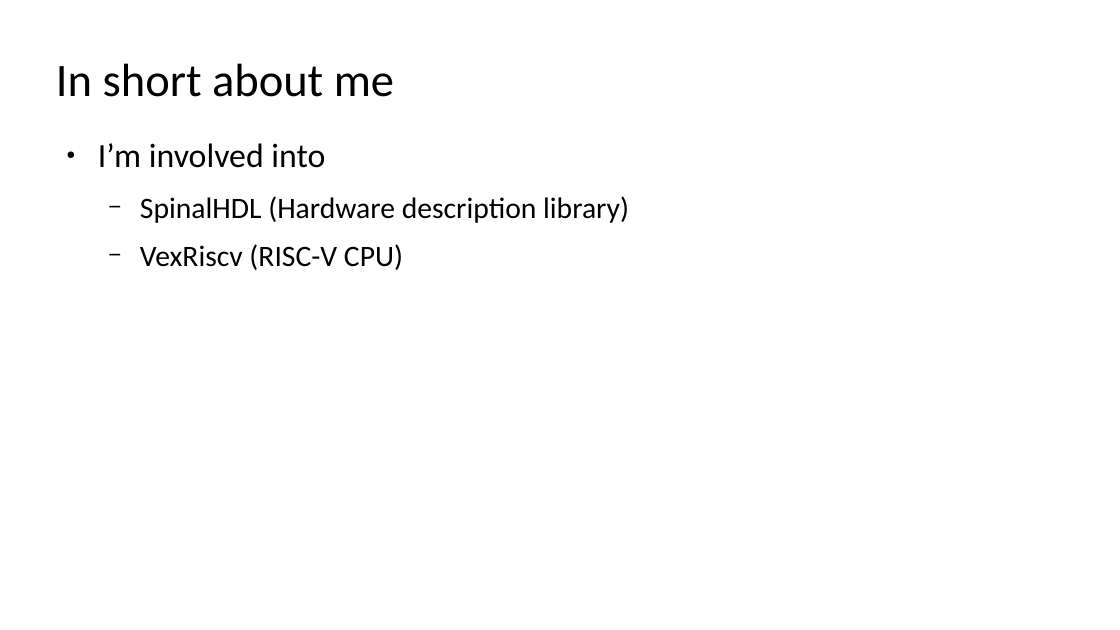
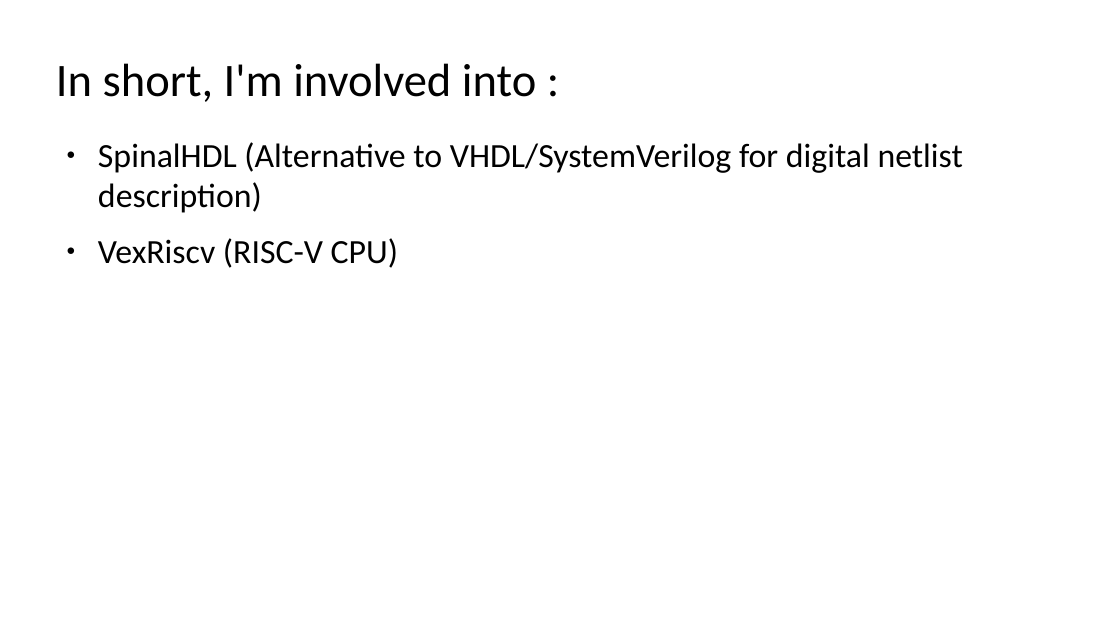
Before and after one commit to SpinalHDL/SpinalDoc, a slide deck: slide 2 of presentation/en/fsic2019.odp. Drawn at 1120x630 pixels with LibreOffice and Linux fonts; fonts in the diff are those of the drawing. Boxes give left, top, right and bottom in pixels: in the first picture for what was removed or moved away, otherwise in the second. Text is boxed around its words. In the diff, an @@ line names an element or a change of style, - is before the commit and + after.

```diff
--- a/presentation/en/fsic2019.odp
+++ b/presentation/en/fsic2019.odp
@@ title at [56,63,536,102]: text changed @@
-In short about me
+In short, I'm involved into :
@@ text at [98,142,963,213]: text changed; size 24 to 27.4 pt @@
-● I’m involved into
-  − SpinalHDL (Hardware description library)
+● SpinalHDL (Alternative to VHDL/SystemVerilog for digital netlist description)
@@ text at [98,238,398,268]: size 24 to 27.4 pt in "VexRiscv (RISC-V CPU)"; bullet − to ●; list level 2 to 1 in "VexRiscv (RISC-V CPU)" @@
```
Also in this commit, not shown: 11 other slides changed, 8 slides added, 6 slides removed, 1 other file.
